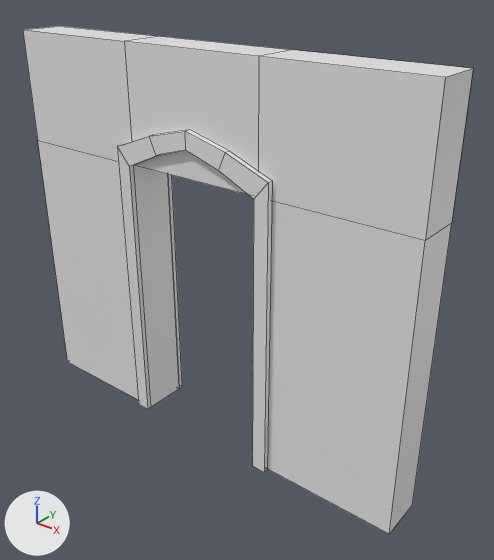
Two versions of the FBX model Survival-horror/Assets/Models/Wall_with_door.fbx, one commit apart.
Camera for both pictures: a 50 mm camera at (3.62, -4.02, 4.16) aimed at (0.3, 0.13, 1.58). The lights are fixed; the arrows at lower left show +X, +Y and +Z. Mesh edges are drawn as thin lines. Where no turn or scale is listed for an object, it has been applied to the vertices. Vertices at the same position are counted once.

The older version as bpy lines, for what is in view:
```python
me_cube_005 = bpy.data.meshes.new('Cube.005')
me_cube_005.from_pydata(...)  # 76 vertices, 62 faces; spans x -2.0..2.0, y -0.25..0.25, z 0.0..3.5
ob_wall_with_door = bpy.data.objects.new('Wall_with_door', me_cube_005)
ob_wall_with_door.location = (0.0, 0.0, 0.0)
```
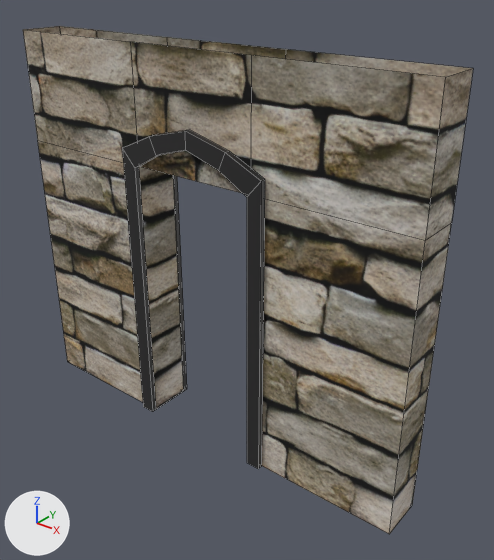
What the commit changed:
Picture 'Wall Stone.png' (img_wall_stone_png) is new.
Material 'Walls' (mat_walls) is new.
Its texture is img_wall_stone_png.
Its roughness is 1.0.
Material 'Door_frame' (mat_door_frame) is new.
Its base color is (0.0219, 0.0212, 0.0217) (black #292829).
me_cube_005 is used by ob_wall_with_door; location (0.0, 0.0, 0.0).
me_cube_005 had 76 vertices, 62 faces and spanned x -2.0..2.0, y -0.25..0.25, z 0.0..3.5.
me_cube_005 now has 76 vertices, 57 faces and spans x -2.0..2.0, y -0.25..0.25, z 0.0..3.5.
Part 1, on me_cube_005:
5 faces are deleted.
20 vertices in x 0.67..0.8, y -0.25..0.25, z 0.0..3.5 move by (-0.07, 0.0, 0.0).
20 vertices in x -0.8..-0.67, y -0.25..0.25, z 0.0..3.5 move by (0.07, 0.0, 0.0).
me_cube_005 part 2: 17 faces spanning x -2.0..2.0, y -0.2..0.2, z 0.0..3.5 switch from no material to mat_walls (picture img_wall_stone_png).
me_cube_005 part 3: 40 faces spanning x -0.73..0.73, y -0.25..0.25, z 0.0..2.9 switch from no material to mat_door_frame (black #292829).

Location of each change, [x1, y1, x2, y2] in pixels of the pictures (494 x 560 px):
part 1 of me_cube_005, cut back: before [24, 26, 473, 472]; after [123, 136, 265, 469]
part 2 of me_cube_005, recoloured: [23, 30, 473, 534] in both
part 3 of me_cube_005, recoloured (grey to black): [149, 130, 229, 171] in both
